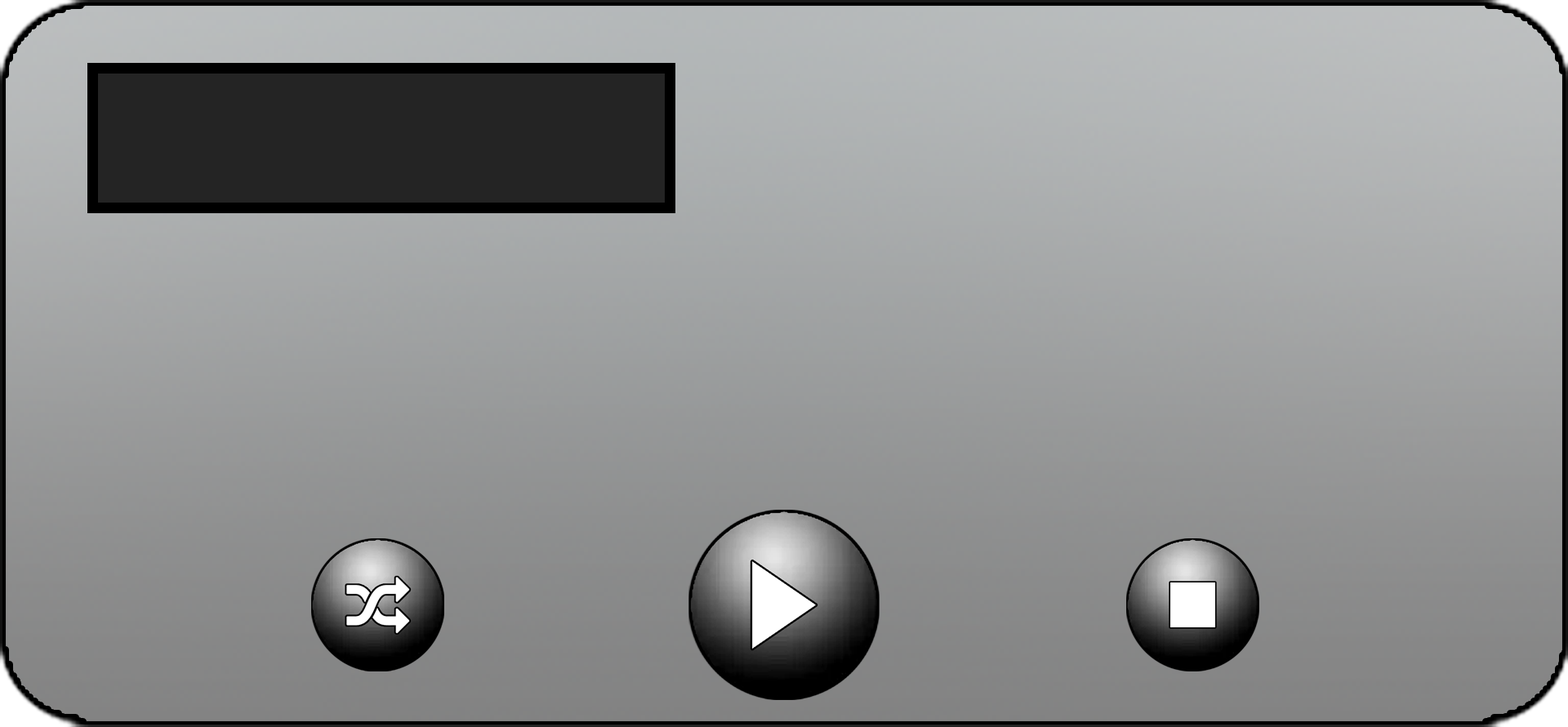
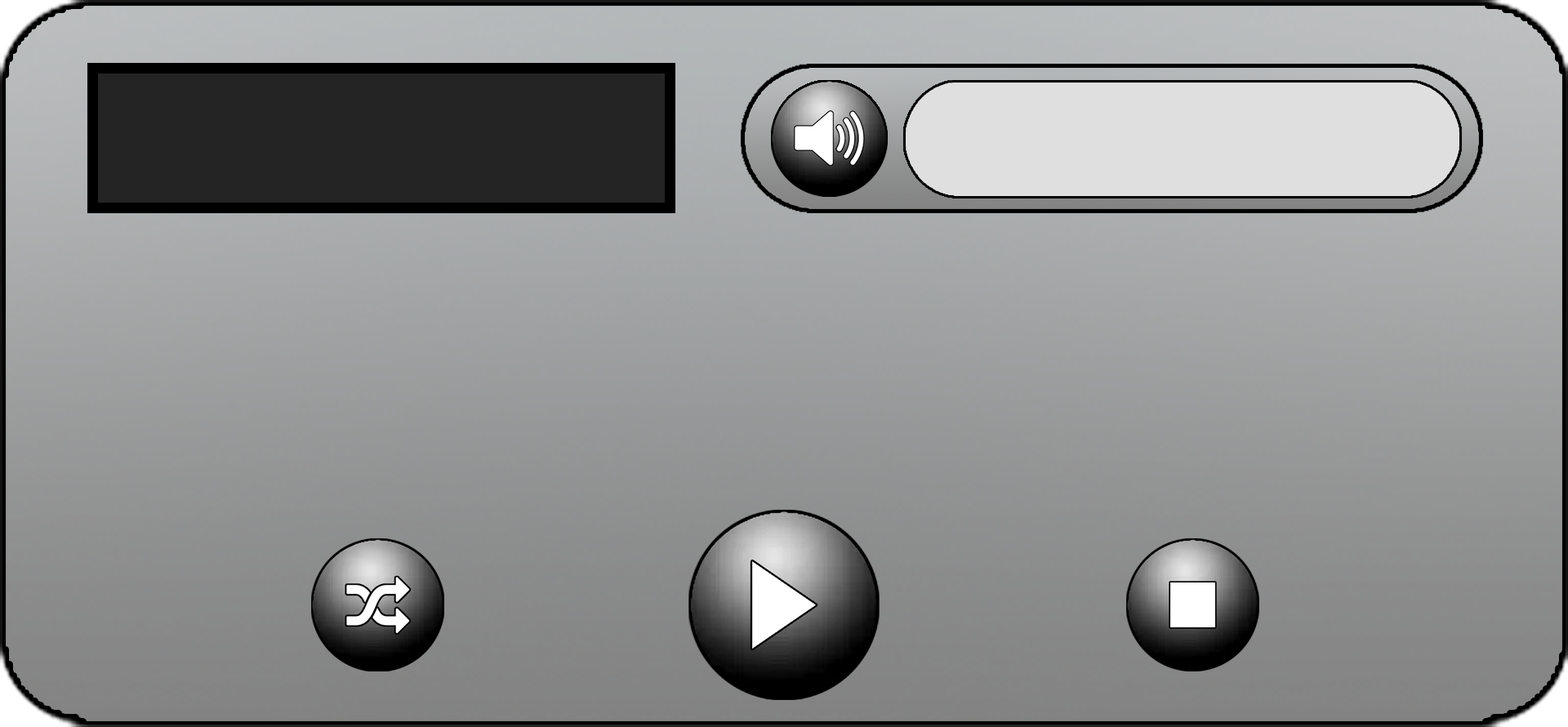
The second 1568 × 727 image is a revision of the first. Changes to its layers:
added layer "图层 21" above "图层 20" over bbox(770, 80, 888, 197)
added layer "图层 20" above "图层 19" over bbox(784, 102, 875, 174)
added layer "图层 19" above "图层 24" over bbox(770, 80, 888, 197)
added layer "图层 24" above "图层 23" over bbox(903, 80, 1462, 199)
added layer "图层 18 副本" above "图层 18" over bbox(903, 80, 1462, 199)
added layer "图层 22" above "图层 8 副本 2" over bbox(740, 63, 1484, 214)